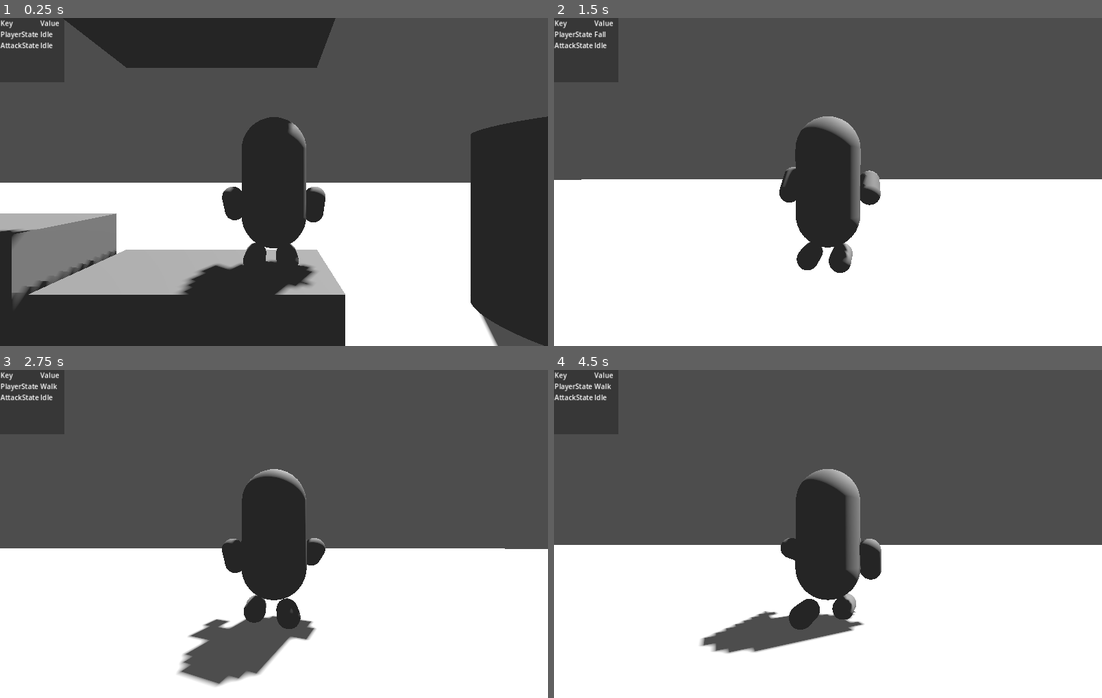
Above: before the commit, frames 1-4 (two rows, left to right).
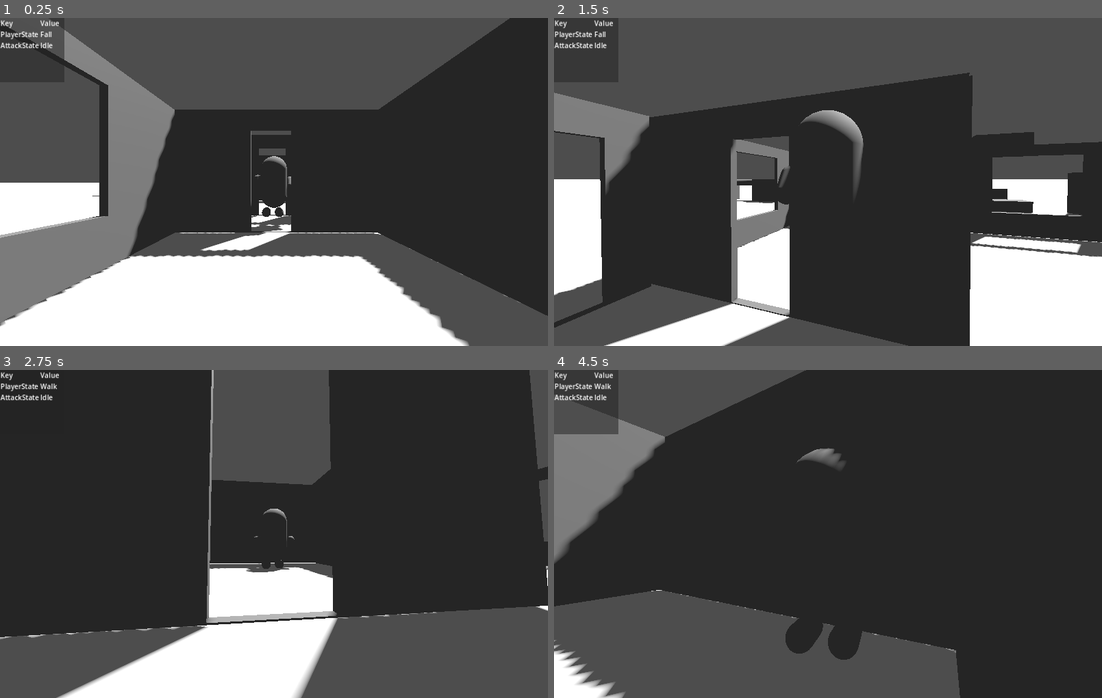
Above: after the commit, the same moments.

Repository: ee0pdt/godot-tps-test
Game: Godot game, scene res://main.tscn
Same seed, same stepped clock (60 frames per second), same inputs: the game is played once before the commit and once after it.
Inputs (mouse positions are in pixels of both pictures, inside the frame that each line leads up to):
- Up to frame 1 (0.25 s): no input
- Up to frame 2 (1.5 s): move the mouse to (855, 182) at 0.52 s; hold Up (forward) from 0.53 s (still down); click (855, 182) at 0.6 s; tap Space (jump) at 0.77 s; move the mouse to (800, 182) at 1.27 s; tap E (interact) at 1.35 s
- Up to frame 3 (2.75 s): keep holding Up (forward); tap Space (jump) at 1.52 s; move the mouse to (284, 527) at 2.02 s; click (284, 527) at 2.1 s
- Up to frame 4 (4.5 s): keep holding Up (forward); move the mouse to (822, 540) at 2.77 s; tap E (interact) at 2.85, 4.35 s; tap Space (jump) at 3.02, 3.77 s; move the mouse to (866, 537) at 3.52 s; click (866, 537) at 3.6 s; move the mouse to (784, 530) at 4.27 s

The runs differ from the first frame. In frame 1, 62% of the frame differs, in the area x 0-100%, y 0-100%; in frame 2, 50%; in frame 3, 80%; in frame 4, 87%.
Error after the commit: Trying to assign value of type 'CSGBox3D' to a variable of type 'RigidBody3D'. (res://player/player.gd:50)

Commit message:
Blocking out some rooms

Diff:
--- a/default_bus_layout.tres
+++ b/default_bus_layout.tres
@@ -1,7 +1,7 @@
 [gd_resource type="AudioBusLayout" format=3 uid="uid://dan58v4ihmrlq"]
 
 [resource]
-bus/0/volume_db = -24.9389
+bus/0/volume_db = -80.0
 bus/1/name = &"SFX"
 bus/1/solo = false
 bus/1/mute = false
--- a/main.tscn
+++ b/main.tscn
@@ -37,7 +37,7 @@
 shape = SubResource("ConcavePolygonShape3D_ik7sy")
 
 [node name="Player" parent="." node_paths=PackedStringArray("current_weapon") instance=ExtResource("1_ffgii")]
-transform = Transform3D(1, 0, 0, 0, 1, 0, 0, 0, 1, 0, 1.30252, 0)
+transform = Transform3D(1, 0, 0, 0, 1, 0, 0, 0, 1, -6.5232, 1.30252, 11.8265)
 current_weapon = NodePath("Melee")
 
 [node name="WorldEnvironment" type="WorldEnvironment" parent="."]
@@ -92,6 +92,146 @@
 use_collision = true
 size = Vector3(0.462401, 1.98877, 1)
 
+[node name="CSGBox3D9" type="CSGBox3D" parent="."]
+transform = Transform3D(1, 0, 0, 0, 1, 0, 0, 0, 1, -8.50597, 1.22424, 7.91973)
+use_collision = true
+size = Vector3(0.1, 2.4, 5)
+
+[node name="Window" type="CSGBox3D" parent="CSGBox3D9"]
+transform = Transform3D(1, 0, 0, 0, 1, 0, 0, 0, 1, 0.0583267, 0.158951, 0.154305)
+operation = 2
+use_collision = true
+size = Vector3(0.362402, 1.52358, 1.90222)
+
+[node name="Label3D" type="Label3D" parent="CSGBox3D9/Window"]
+transform = Transform3D(-4.37114e-08, -1, -4.37114e-08, 0, -4.37114e-08, 1, -1, 4.37114e-08, 1.91069e-15, 6.82384, -0.926801, 0)
+text = "Dining Room"
+
+[node name="CSGBox3D15" type="CSGBox3D" parent="."]
+transform = Transform3D(1, 0, 0, 0, 1, 0, 0, 0, 1, -8.50597, 1.22424, 15.1287)
+use_collision = true
+size = Vector3(0.1, 2.4, 5)
+
+[node name="Window" type="CSGBox3D" parent="CSGBox3D15"]
+transform = Transform3D(1, 0, 0, 0, 1, 0, 0, 0, 1, 0.0583267, 0.158951, 0.154305)
+operation = 2
+use_collision = true
+size = Vector3(0.362402, 1.52358, 1.90222)
+
+[node name="CSGBox3D19" type="CSGBox3D" parent="."]
+transform = Transform3D(1, 0, 0, 0, 1, 0, 0, 0, 1, 0.585522, 1.22424, 15.1287)
+use_collision = true
+size = Vector3(0.1, 2.4, 5)
+
+[node name="Window" type="CSGBox3D" parent="CSGBox3D19"]
+transform = Transform3D(1, 0, 0, 0, 1, 0, 0, 0, 1, 0.0583267, 0.158951, 0.154305)
+operation = 2
+use_collision = true
+size = Vector3(0.362402, 1.52358, 1.90222)
+
+[node name="CSGBox3D20" type="CSGBox3D" parent="."]
+transform = Transform3D(1, 0, 0, 0, 1, 0, 0, 0, 1, 0.585522, 1.22424, 8.12291)
+use_collision = true
+size = Vector3(0.1, 2.4, 5)
+
+[node name="Window" type="CSGBox3D" parent="CSGBox3D20"]
+transform = Transform3D(1, 0, 0, 0, 1, 0, 0, 0, 1, 0.0583267, 0.158951, 0.154305)
+operation = 2
+use_collision = true
+size = Vector3(0.362402, 1.52358, 1.90222)
+
+[node name="CSGBox3D18" type="CSGBox3D" parent="."]
+transform = Transform3D(-4.37114e-08, 0, 1, 0, 1, 0, -1, 0, -4.37114e-08, -1.91249, 1.22424, 17.666)
+use_collision = true
+size = Vector3(0.1, 2.4, 5)
+
+[node name="Window" type="CSGBox3D" parent="CSGBox3D18"]
+transform = Transform3D(1, 0, 0, 0, 1, 0, 0, 0, 1, 0.0583267, 0.158951, 0.154305)
+operation = 2
+use_collision = true
+size = Vector3(0.362402, 1.52358, 1.90222)
+
+[node name="CSGBox3D21" type="CSGBox3D" parent="."]
+transform = Transform3D(-4.37114e-08, 0, 1, 0, 1, 0, -1, 0, -4.37114e-08, -1.91249, 1.22424, 5.51339)
+use_collision = true
+size = Vector3(0.1, 2.4, 5)
+
+[node name="Window" type="CSGBox3D" parent="CSGBox3D21"]
+transform = Transform3D(1, 0, 0, 0, 1, 0, 0, 0, 1, 0.0583267, 0.158951, 0.154305)
+operation = 2
+use_collision = true
+size = Vector3(0.362402, 1.52358, 1.90222)
+
+[node name="CSGBox3D11" type="CSGBox3D" parent="."]
+transform = Transform3D(-4.37114e-08, 0, -1, 0, 1, 0, 1, 0, -4.37114e-08, -6.50009, 1.22424, 5.44848)
+use_collision = true
+size = Vector3(0.1, 2.4, 4)
+
+[node name="CSGBox3D17" type="CSGBox3D" parent="."]
+transform = Transform3D(-4.37114e-08, 0, -1, 0, 1, 0, 1, 0, -4.37114e-08, -6.50009, 1.22424, 17.6764)
+use_collision = true
+size = Vector3(0.1, 2.4, 4)
+
+[node name="CSGBox3D12" type="CSGBox3D" parent="."]
+transform = Transform3D(-4.37114e-08, 0, -1, 0, 1, 0, 1, 0, -4.37114e-08, -6.50009, 1.22424, 10.4272)
+use_collision = true
+size = Vector3(0.1, 2.4, 4)
+
+[node name="Door" type="CSGBox3D" parent="CSGBox3D12"]
+transform = Transform3D(1, 0, 0, 0, 1, 0, 0, 0, 1, 0, -0.18844, 0.0789948)
+operation = 2
+use_collision = true
+size = Vector3(0.2, 2, 0.8)
+
+[node name="CSGBox3D23" type="CSGBox3D" parent="."]
+transform = Transform3D(1, 0, 0, 0, 1, 0, 0, 0, 1, -4.51133, 1.22424, 7.97151)
+use_collision = true
+size = Vector3(0.1, 2.4, 4.8819)
+
+[node name="Door" type="CSGBox3D" parent="CSGBox3D23"]
+transform = Transform3D(1, 0, 0, 0, 1, 0, 0, 0, 1, 0, -0.18844, 0.0789948)
+operation = 2
+use_collision = true
+size = Vector3(0.2, 2, 0.8)
+
+[node name="CSGBox3D13" type="CSGBox3D" parent="."]
+transform = Transform3D(-4.37114e-08, 0, -1, 0, 1, 0, 1, 0, -4.37114e-08, -6.50009, 1.22424, 12.6049)
+use_collision = true
+size = Vector3(0.1, 2.4, 4)
+
+[node name="Door" type="CSGBox3D" parent="CSGBox3D13"]
+transform = Transform3D(1, 0, 0, 0, 1, 0, 0, 0, 1, 0, -0.18844, 0.0789948)
+operation = 2
+use_collision = true
+size = Vector3(0.2, 2, 0.8)
+
+[node name="CSGBox3D14" type="CSGBox3D" parent="."]
+transform = Transform3D(1, 0, 0, 0, 1, 0, 0, 0, 1, -8.41191, 1.22424, 11.5212)
+use_collision = true
+size = Vector3(0.1, 2.4, 2)
+
+[node name="Door" type="CSGBox3D" parent="CSGBox3D14"]
+transform = Transform3D(1, 0, 0, 0, 1, 0, 0, 0, 1, 0, -0.18844, 0.0789948)
+operation = 2
+use_collision = true
+size = Vector3(0.2, 2, 1.2)
+
+[node name="CSGBox3D22" type="CSGBox3D" parent="."]
+transform = Transform3D(1, 0, 0, 0, 1, 0, 0, 0, 1, 0.5492, 1.22424, 11.6194)
+use_collision = true
+size = Vector3(0.1, 2.4, 2.19641)
+
+[node name="Door" type="CSGBox3D" parent="CSGBox3D22"]
+transform = Transform3D(1, 0, 0, 0, 1, 0, 0, 0, 1, 0, -0.18844, 0.0789948)
+operation = 2
+use_collision = true
+size = Vector3(0.2, 2, 1.2)
+
+[node name="CSGBox3D16" type="CSGBox3D" parent="."]
+transform = Transform3D(1, 0, 0, 0, 1, 0, 0, 0, 1, -4.45004, 1.22424, 15.1438)
+use_collision = true
+size = Vector3(0.1, 2.4, 5)
+
 [node name="CSGBox3D6" type="CSGBox3D" parent="."]
 transform = Transform3D(1, 0, 0, 0, 1, 0, 0, 0, 1, -10.5622, 0.494385, 0)
 use_collision = true
--- a/player/player.tscn
+++ b/player/player.tscn
@@ -595,7 +595,7 @@
 transform = Transform3D(1, 0, 0, 0, 1, 0, 0, 0, 1, 0, 0.098711, 0)
 
 [node name="SpringArm3D" type="SpringArm3D" parent="CameraBase/CameraPivot"]
-spring_length = 2.0
+spring_length = 5.0
 margin = 0.5
 
 [node name="Camera3D" type="Camera3D" parent="CameraBase/CameraPivot/SpringArm3D"]
